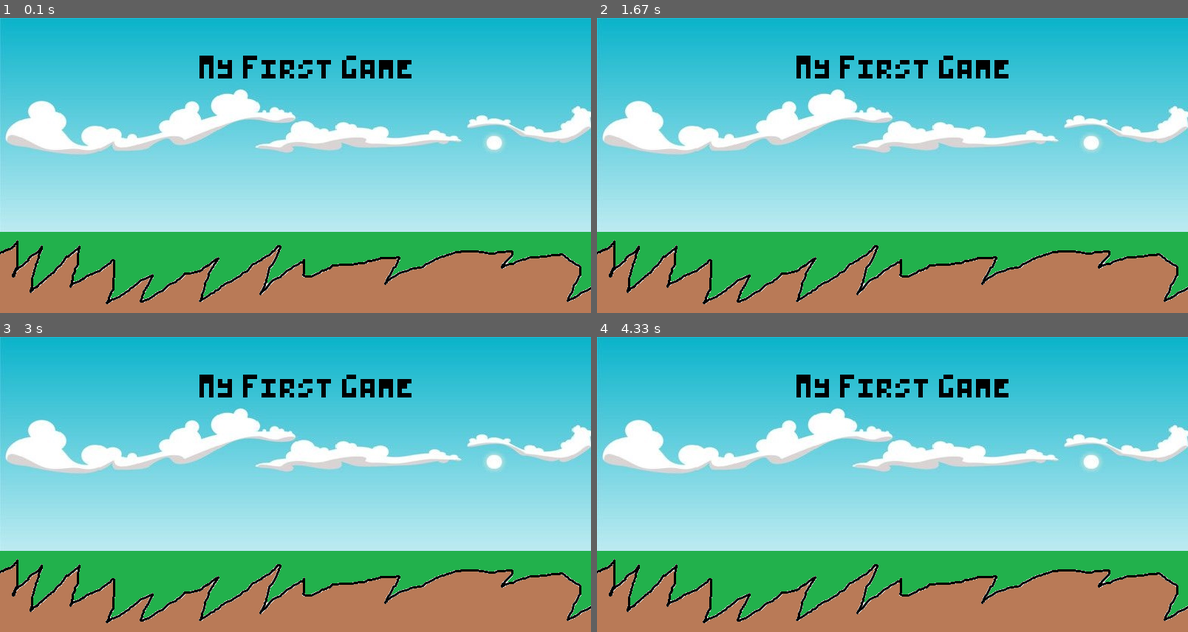
Above: before the commit, frames 1-4 (two rows, left to right).
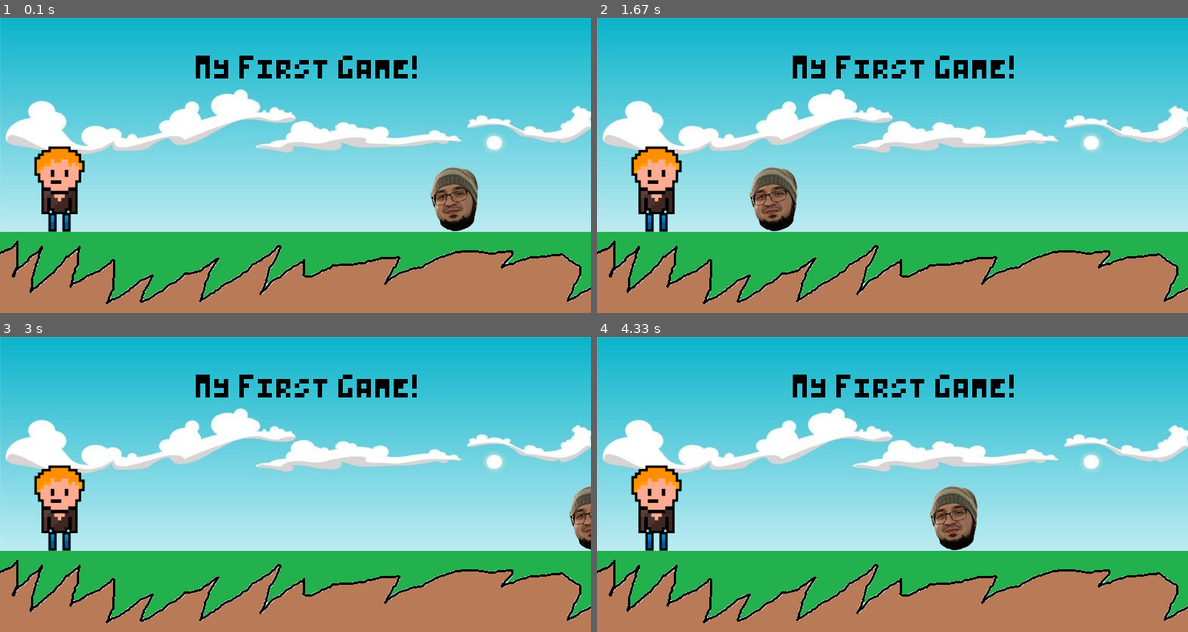
Above: after the commit, the same moments.

Repository: AccelZero/Python
Game: pygame game, started from Pygame-learning/main.py
Two runs of this game, one before a commit and one after it. Both use one fixed random seed, a clock stepped at 60 frames per second and the inputs below.
Inputs:
- Up to frame 1 (0.1 s): no input
- Up to frame 2 (1.67 s): no input
- Up to frame 3 (3 s): no input
- Up to frame 4 (4.33 s): no input

The runs differ from the first frame. In frame 1, 4.3% of the frame differs, in the area x 5-81%, y 12-73%; in frame 2, 4.3%; in frame 3, 3.5%; in frame 4, 4.3%.

Commit message:
Добавил изменения в проект pygame-learning

Diff:
--- a/Pygame-learning/main.py
+++ b/Pygame-learning/main.py
@@ -9,19 +9,40 @@
 clock = pygame.time.Clock()
 test_font = pygame.font.Font("font/pico-8.ttf", 25)
 
-sky_surface = pygame.image.load("picture/graphics/sky.jpg")
-ground_surface = pygame.image.load("picture/graphics/ground.png")
-text_surface = test_font.render("My First Game", False, "Black")
+sky_surface = pygame.image.load("picture/graphics/sky.jpg").convert()
+ground_surface = pygame.image.load("picture/graphics/ground.png").convert()
+text_surface = test_font.render("My First Game!", False, "Black")
+
+enemy_deda_surface = pygame.image.load("picture/enemy/deda.png").convert_alpha()
+enemy_deda_rect = enemy_deda_surface.get_rect(topleft = (600, 197))
+
+player_surface = pygame.image.load("picture/player/player_1.png").convert_alpha()
+player_rect = player_surface.get_rect(midbottom = (80, 300))
 
 while True:
     for event in pygame.event.get():
         if event.type == pygame.QUIT:
             pygame.quit()
             exit()
+        # if event.type == pygame.MOUSEMOTION:
+        #     if player_rect.collidepoint(event.pos):
+        #         print("collision")
 
     screen.blit(sky_surface, (0, 0))
     screen.blit(ground_surface, (0, 290))
-    screen.blit(text_surface, (270, 50))
+    screen.blit(text_surface, (265, 50))
+    enemy_deda_rect.x -= 4
+    if enemy_deda_rect.right < 0:
+        enemy_deda_rect.left = 800
+    screen.blit(enemy_deda_surface, enemy_deda_rect)
+    screen.blit(player_surface, player_rect)
+
+    # if player_rect.colliderect(enemy_deda_rect):
+    #     print("collision")
+
+    # mouse_pos = pygame.mouse.get_pos()
+    # if player_rect.collidepoint(mouse_pos) == False:
+    #     print("not collision")
 
     pygame.display.update()
     clock.tick(60)
Binary file added: Pygame-learning/picture/enemy/deda.png
Binary file added: Pygame-learning/picture/player/player_1.png
